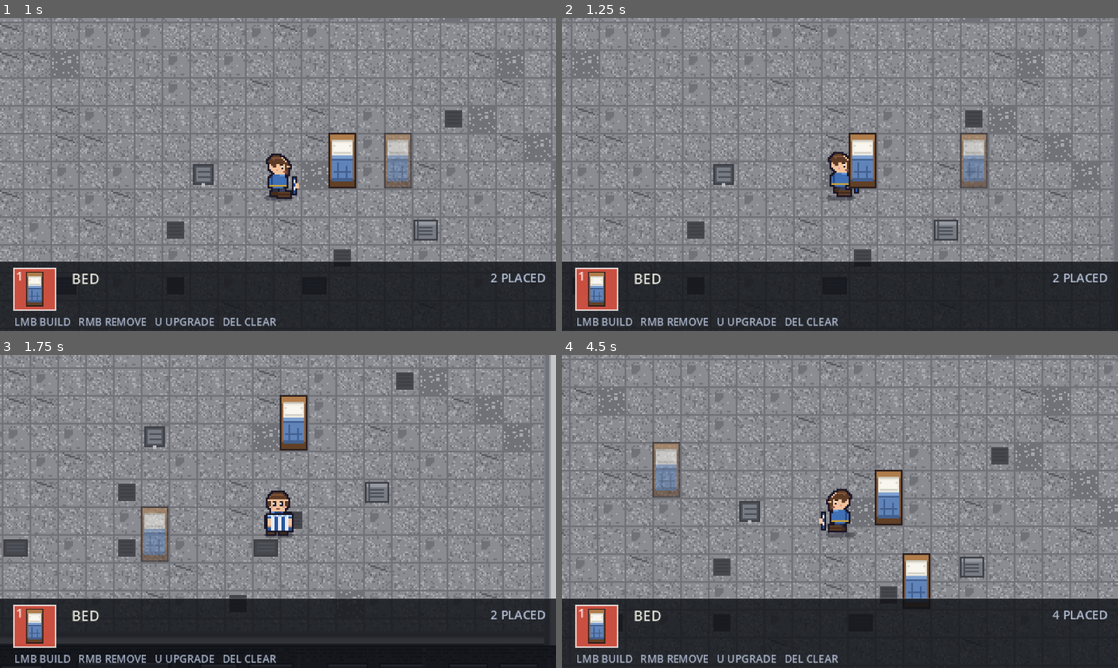
Above: before the commit, frames 1-4 (two rows, left to right).
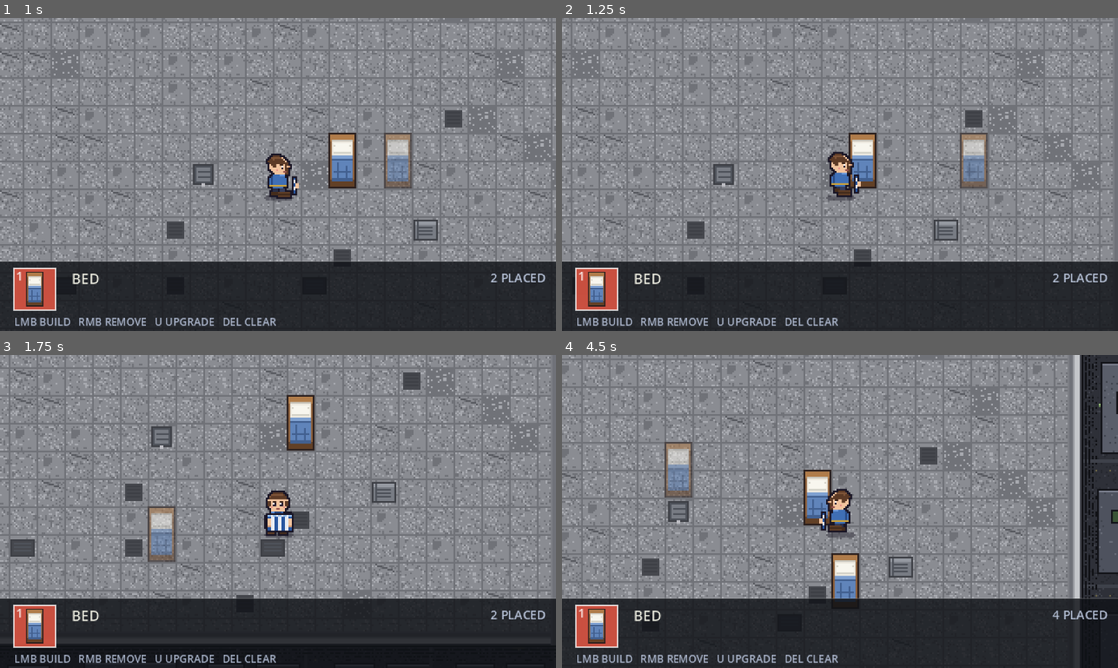
Above: after the commit, the same moments.

Repository: zhoucswift-cmd/pixel-survivor
Game: Godot game, scene res://scenes/base.tscn
The game is run twice, just before and just after one commit, with the same random seed, the same clock (stepped at 60 frames per second) and the same inputs.
Inputs (mouse positions are in pixels of both pictures, inside the frame that each line leads up to):
- Up to frame 1 (1 s): tap Enter at 0.5 s; move the mouse to (400, 158) at 0.52 s; hold D (move_right) from 0.53 s (still down); hold Tab (build_mode) from 0.53 s (still down); click (400, 158) at 0.67 s
- Up to frame 2 (1.25 s): keep holding D (move_right); keep holding Tab (build_mode)
- Up to frame 3 (1.75 s): move the mouse to (166, 527) at 1.27 s; release D (move_right) at 1.28 s; release Tab (build_mode) at 1.28 s; hold S (move_down) from 1.28 s (still down); tap E (interact) at 1.35 s
- Up to frame 4 (4.5 s): move the mouse to (895, 442) at 2.02 s; release S (move_down) at 2.03 s; press the mouse at (895, 442) at 2.03 s; hold D (move_right) 2.03-2.78 s; move the mouse to (812, 574) at 2.77 s; release the mouse at (812, 574) at 2.78 s; hold W (move_up) 2.78-3.53 s; tap 1 at 2.85 s; click (812, 574) at 2.92 s; move the mouse to (1006, 558) at 3.52 s; hold A (move_left) from 3.53 s (still down); tap 9 at 3.6 s; tap R (reload) at 4.15 s; move the mouse to (673, 464) at 4.27 s; tap U at 4.35 s

Frame 1 is identical in both runs. In frame 2, less than 0.1% of the frame differs, in the area x 51-54%, y 44-55%; in frame 3, 28%; in frame 4, 35%, in the area x 0-100%, y 0-99%.

Commit message:
feat: 家具加碰撞、层级放到人物下面（不能穿过床、不会走到床后面）

Diff:
--- a/scripts/placed_furniture.gd
+++ b/scripts/placed_furniture.gd
@@ -8,6 +8,7 @@
 var cell := Vector2i.ZERO
 
 var _sprite: Sprite2D
+var _body: StaticBody2D
 
 
 func setup(furniture: BaseFurniture, at_cell: Vector2i, start_level := 1) -> void:
@@ -17,13 +18,33 @@
 
 	position = Vector2(at_cell) * TILE + Vector2(furniture.footprint) * TILE * 0.5
 
+	# 家具画在人物下面（人物 z_index = 1），走过去不会被挡住
+	z_index = 0
+
 	if _sprite == null:
 		_sprite = Sprite2D.new()
-		_sprite.z_index = 1
+		_sprite.z_index = 0
 		add_child(_sprite)
 	_sprite.texture = furniture.texture
 
+	_add_collision(furniture)
 	queue_redraw()
+
+
+## 占地的碰撞体：人物不能穿过家具
+func _add_collision(furniture: BaseFurniture) -> void:
+	if _body != null:
+		_body.queue_free()
+	_body = StaticBody2D.new()
+	_body.collision_layer = 1     # 和地形同一层，玩家/僵尸的 mask 是 1
+	_body.collision_mask = 0
+
+	var shape := CollisionShape2D.new()
+	var rect := RectangleShape2D.new()
+	rect.size = Vector2(furniture.footprint) * TILE
+	shape.shape = rect
+	_body.add_child(shape)
+	add_child(_body)
 
 
 ## 升一级，满级返回 false
Binary file added: docs/screenshots/base_bed_collision.png
